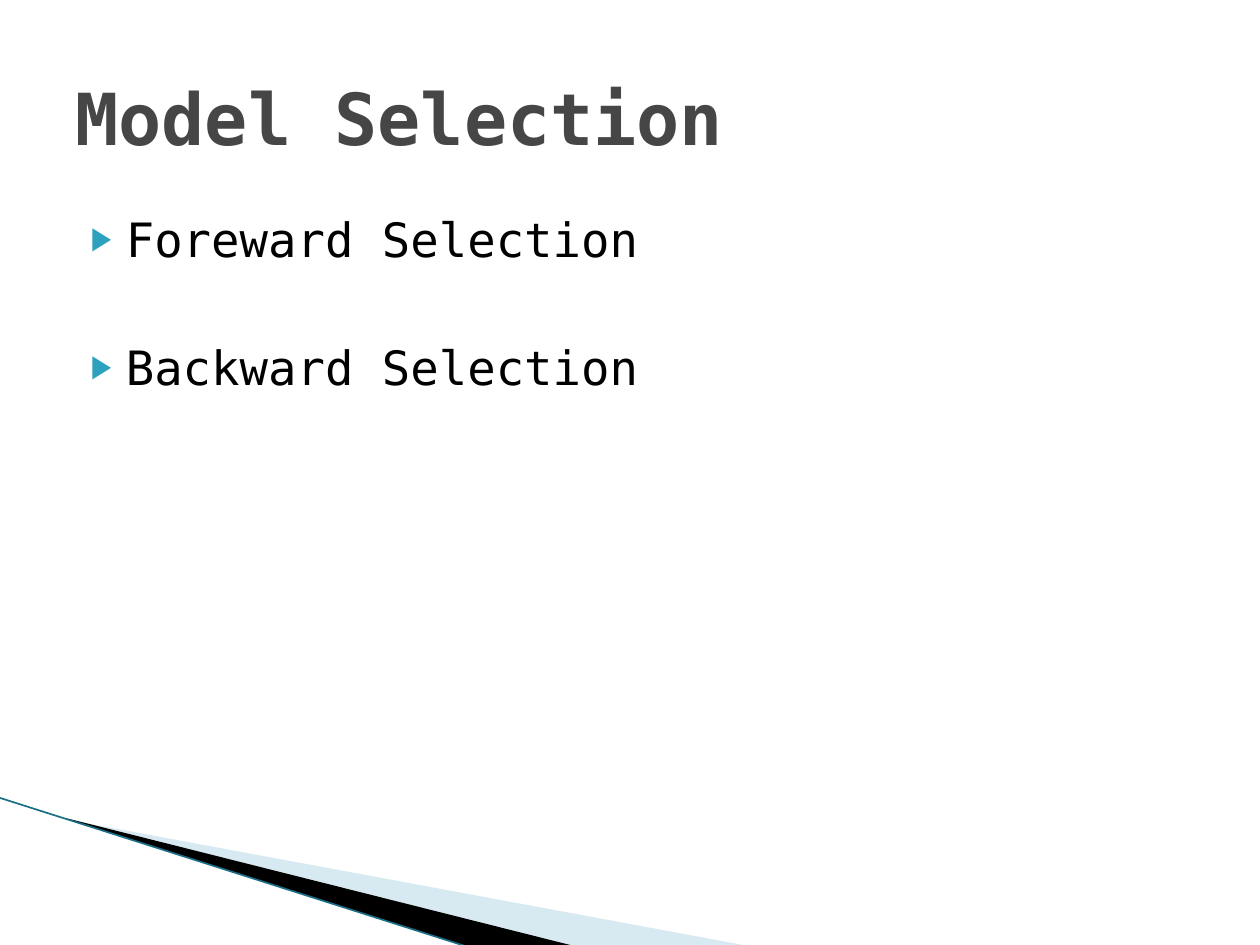
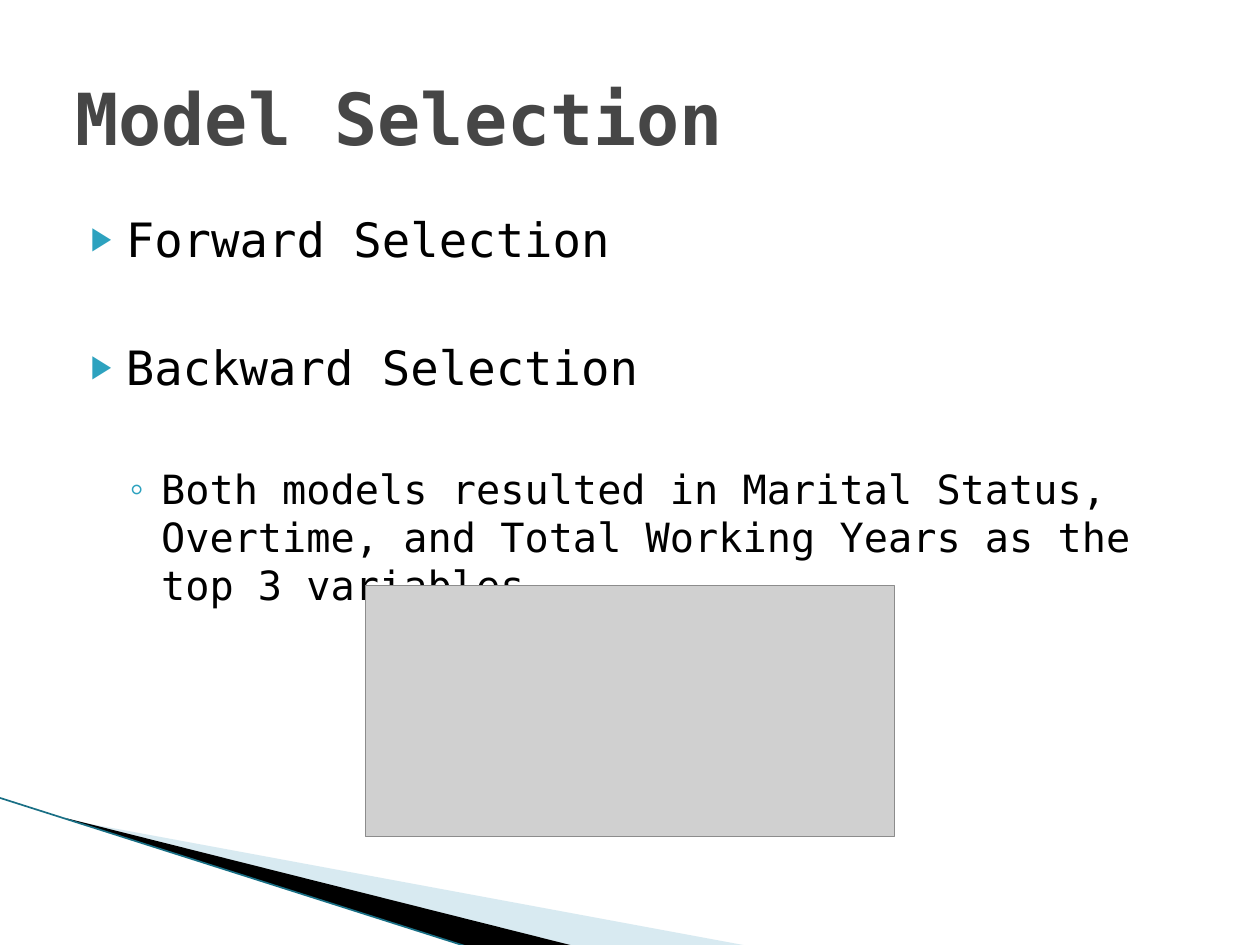
Before and after one commit to DataTex1/CaseStudy2, a slide deck: slide 12 of DDS Attrition Analysis.pptx (slide 11 before the commit). Drawn at 1260x945 pixels with LibreOffice and Linux fonts; fonts in the diff are those of the drawing; grey boxes stand for pictures; background and template pictures are left out. Boxes give left, top, right and bottom in pixels: in the first picture for what was removed or moved away, otherwise in the second. Text is boxed around its words. In the diff, an @@ line names an element or a change of style, - is before the commit and + after.

```diff
--- a/DDS Attrition Analysis.pptx
+++ b/DDS Attrition Analysis.pptx
@@ text at [126,220,609,258]: text changed @@
-▶ Foreward Selection
+▶ Forward Selection
@@ text at [161,473,1131,609]: paragraph added @@
+  ◦ Both models resulted in Marital Status, Overtime, and Total Working Years as the top 3 variables
@@ picture added at [365,585,893,835] @@
```
Also in this commit, not shown: 2 other slides changed, 1 slide added.
